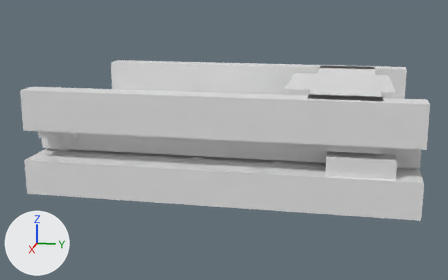
What one commit did to the glTF model assets/source/infrastructure/directorate/conveyors/models/io_in/congested_lod0.glb.
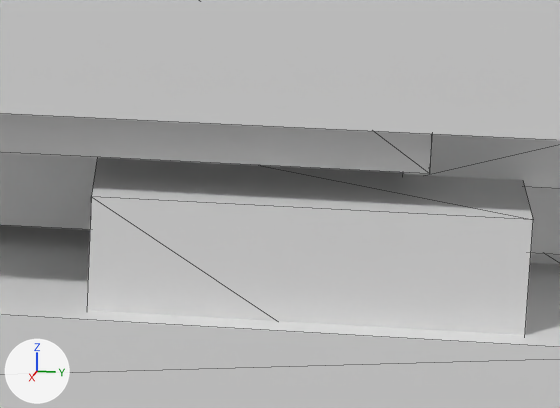
Old and new are each drawn whole from a camera (50 mm lens) standing at (0.3955, 0.0703, 0.4065) and looking at (0.0043, -0.0079, 0.3087) and again close up on the part from 70% to 90% of the width and 45% to 68% of the height. The lights are fixed; the arrows at lower left show +X, +Y and +Z. The older version's two pictures come first. The close-ups show mesh edges as thin lines. Vertices at exactly the same position are counted once.

The older version as bpy lines, for what is in view:
```python
me_congested_lod0 = bpy.data.meshes.new('congested_lod0')
me_congested_lod0.from_pydata(...)  # 284 vertices, 472 faces; spans x -0.078..0.078, y -0.111..0.111, z 0.289..0.35
ob_congested_lod0 = bpy.data.objects.new('congested_lod0', me_congested_lod0)
ob_congested_lod0.location = (0.0, 0.0, 0.0)
```
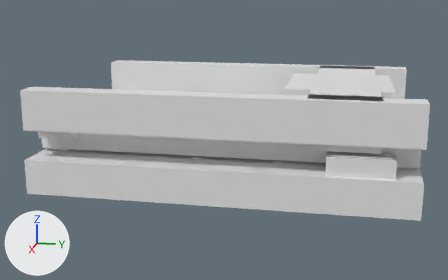
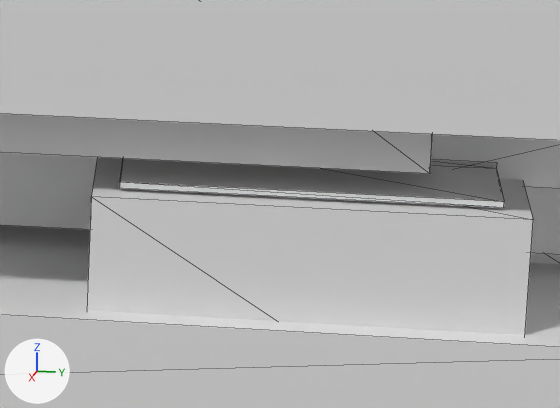
Boxes (x1, y1, x2, y2) around the edits, measured in the close-ups (560 x 408 px):
part 1 of me_congested_lod0, added
    after: (119, 158, 504, 208)
part 2 of me_congested_lod0, added
    after: (430, 159, 497, 169)

Patch to the scene script:
```diff
--- a/assets/source/infrastructure/directorate/conveyors/models/io_in/congested_lod0.glb.py
+++ b/assets/source/infrastructure/directorate/conveyors/models/io_in/congested_lod0.glb.py
@@ me_congested_lod0 @@
 # used by ob_congested_lod0; location = (0.0, 0.0, 0.0)
-me_congested_lod0.from_pydata(...)  # 284 vertices, 472 faces; spans x -0.078..0.078, y -0.111..0.111, z 0.289..0.35
+me_congested_lod0.from_pydata(...)  # 300 vertices, 496 faces; spans x -0.078..0.078, y -0.111..0.111, z 0.289..0.35
+# me_congested_lod0 part 1: a new loose piece, a box spanning x 0.05556..0.07278, y 0.06333..0.095, z 0.31972..0.32028
+# me_congested_lod0 part 2: a new loose piece, a box spanning x 0.05556..0.06222, y 0.08667..0.095, z 0.32033..0.32089
```
